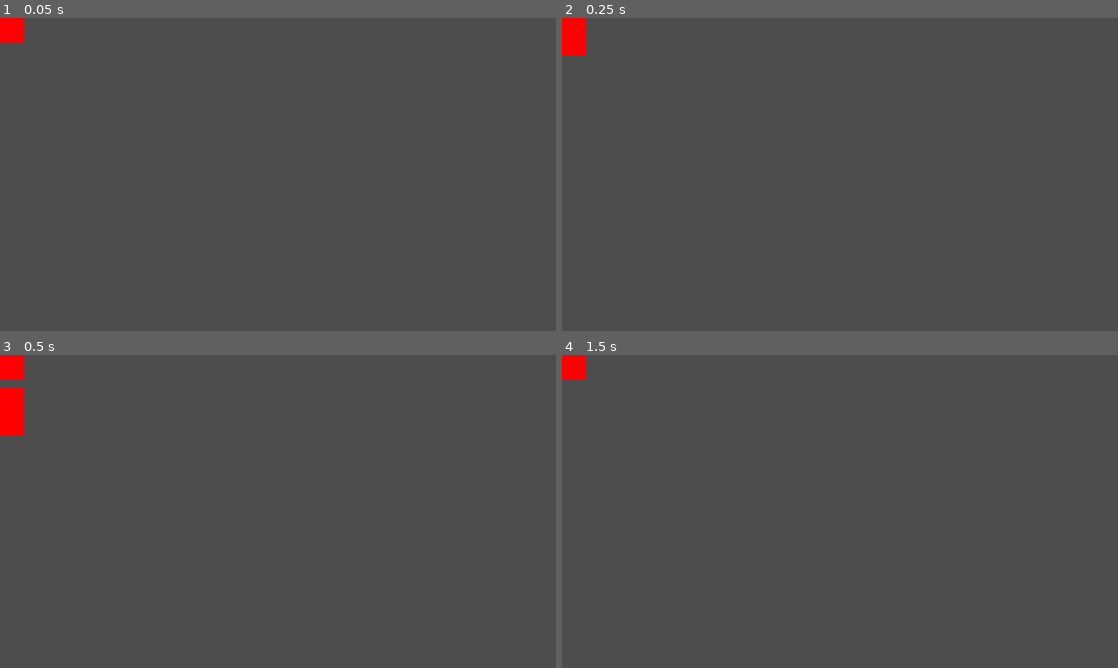
Above: before the commit, frames 1-4 (two rows, left to right).
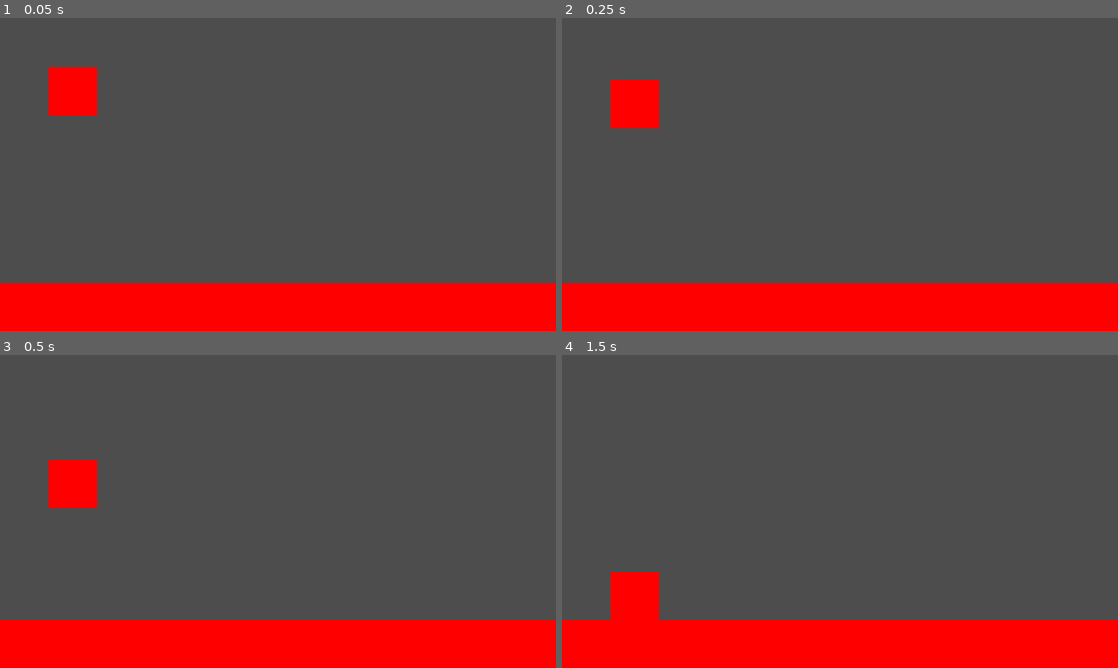
Above: after the commit, the same moments.

Repository: oflatt/cook-for-your-life
Game: Godot game, scene res://main.tscn
Two runs of this game, one before a commit and one after it. Both use one fixed random seed, a clock stepped at 60 frames per second and the inputs below.
Inputs:
- Up to frame 1 (0.05 s): no input
- Up to frame 2 (0.25 s): no input
- Up to frame 3 (0.5 s): no input
- Up to frame 4 (1.5 s): no input

The runs differ from the first frame. In frame 1, 17% of the frame differs, in the area x 0-100%, y 0-100%; in frame 2, 17%; in frame 3, 18%; in frame 4, 17%.

Commit message:
constants, collisions

Diff:
--- /dev/null
+++ b/constants.gd
@@ -0,0 +1,3 @@
+# define viewport constants
+const SWIDTH = 1152
+const SHEIGHT = 648
--- a/level.gd
+++ b/level.gd
@@ -1,47 +1,61 @@
 
 # level class to hold objects in a level
 extends Node2D
+
+# import constants
+var constants = preload("res://constants.gd")
 
 # This class is responsible for creating the level and adding objects to it.
 
 var player : RigidBody2D
 
 func _ready():
-  # set position to top left
-  self.position = Vector2.ZERO
-
-  var image = Image.create(100, 100, false, Image.FORMAT_RGBA8)
+  var playerw = 100.0
+  var playerh = 100.0
+  var image = Image.create(playerw, playerh, false, Image.FORMAT_RGBA8)
   image.fill(Color.RED)
   var tex = ImageTexture.create_from_image(image)
 
   player = RigidBody2D.new()
   player.scale = Vector2(1.0, 1.0)
-  player.position = Vector2(0.4, 0.1)
+  player.position = Vector2(100, 100)
   player.gravity_scale = 1.0  # default is 1.0
   player.mass = 1.0
 
   # create box collision shape
   var shape = CollisionShape2D.new()
   var box = RectangleShape2D.new()
-  box.size = Vector2(0.1, 0.1)
+  box.size = Vector2(playerw, playerh)
   shape.shape = box
   player.add_child(shape)
 
   # add a red player visual
   var sprite = Sprite2D.new()
+  sprite.centered = false
   sprite.texture = tex
   sprite.scale = Vector2(1.0, 1.0)  # I would expect this to be giant but it's small
   sprite.offset = Vector2.ZERO
   player.add_child(sprite)
 
   # add a platform at 1.0 y position
+  var image2 = Image.create(constants.SWIDTH, 100, false, Image.FORMAT_RGBA8)
+  image2.fill(Color.RED)
+  var tex2 = ImageTexture.create_from_image(image2)
+
   var platform = StaticBody2D.new()
-  platform.scale = Vector2(1.0, 1.0)
-  platform.position = Vector2(0.5, 1.0)
+  platform.position = Vector2(0.0, constants.SHEIGHT - 100)
+
+  # add rectangle collider
+  var platform_shape = CollisionShape2D.new()
+  var platform_box = RectangleShape2D.new()
+  platform_box.size = Vector2(constants.SWIDTH, 100)
+  platform_shape.shape = platform_box
+  platform.add_child(platform_shape)
+
 
   var platform_sprite = Sprite2D.new()
-  platform_sprite.texture = tex
-  platform_sprite.scale = Vector2(1.0, 1.0)
+  platform_sprite.centered = false
+  platform_sprite.texture = tex2
   platform_sprite.offset = Vector2.ZERO
   platform.add_child(platform_sprite)
   add_child(platform)
Not shown, added: constants.gd.uid
